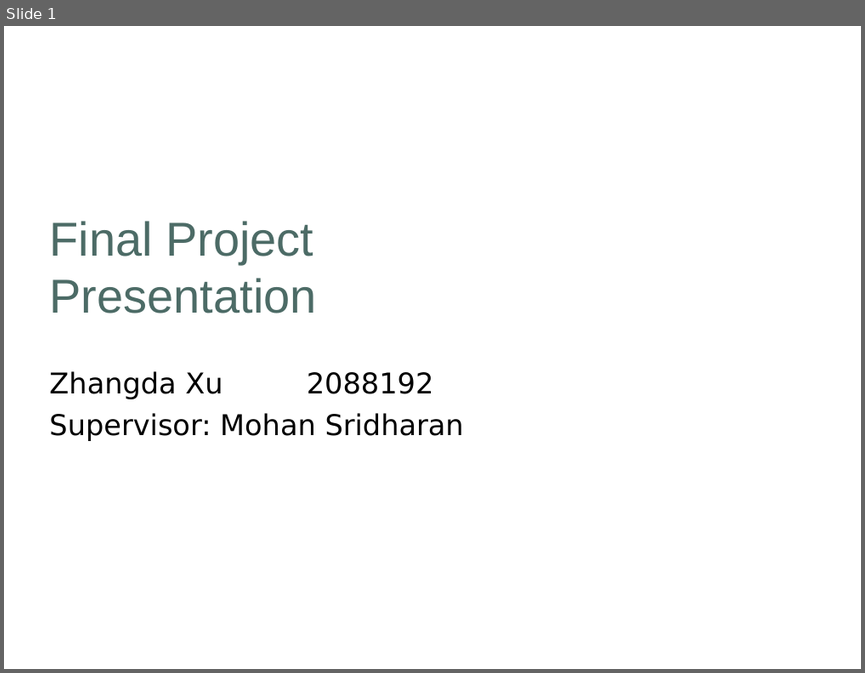
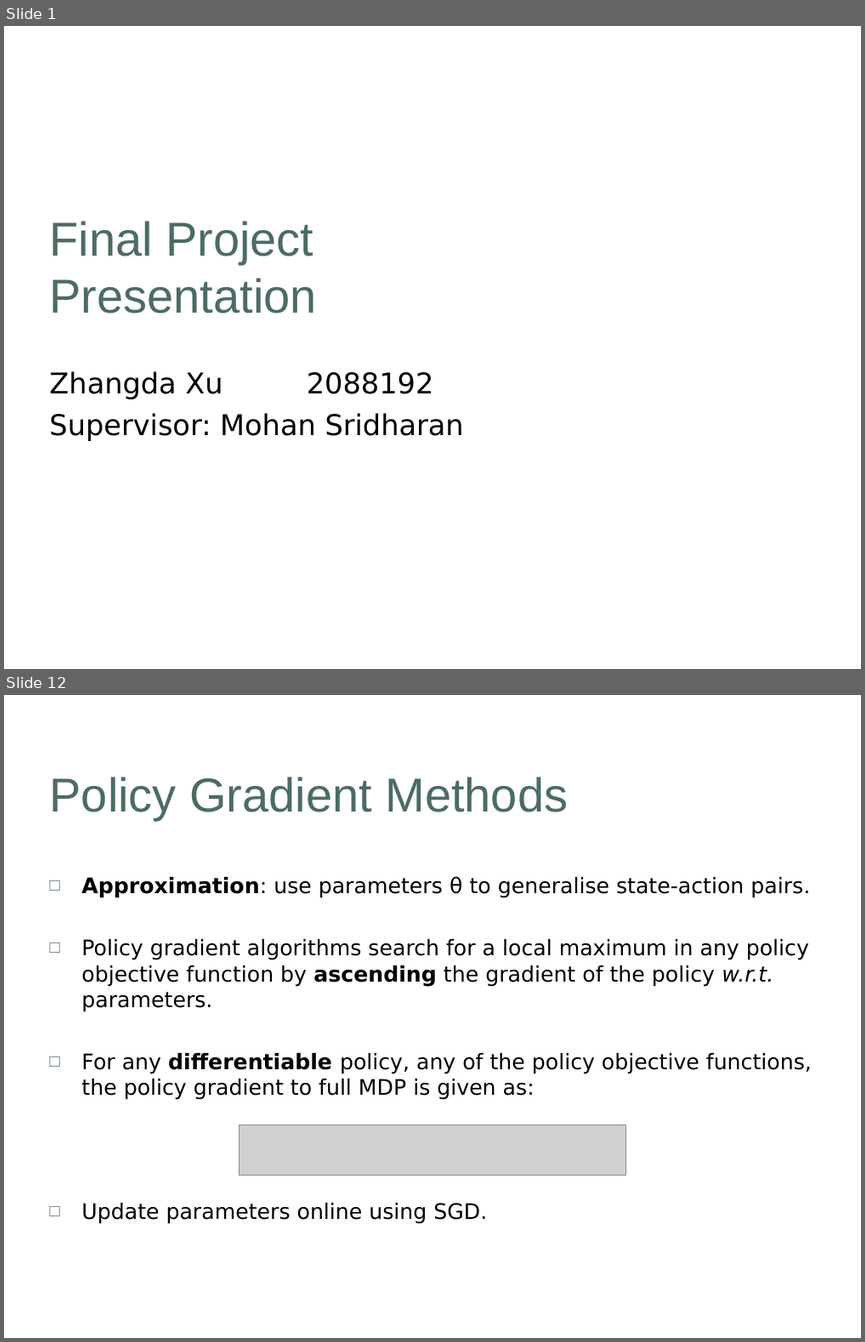
Before and after one commit to khulaifi95/ACS, a slide deck: Project/Presentation/Draft_Presentation.ppt. Shown one above the other, each under a label of ours: slide 1 before the commit, slides 1 and 12 after it; the slides between them are not shown. The pictures are 865x673 and 865x1342 pixels, drawn with LibreOffice and Linux fonts; fonts in the diff are those of the drawing; grey boxes stand for pictures; background and template pictures are left out. Boxes give left, top, right and bottom in pixels: in the first picture for what was removed or moved away, otherwise in the second. Text is boxed around its words. In the diff, an @@ line names an element or a change of style, - is before the commit and + after.

```diff
--- a/Project/Presentation/Draft_Presentation.ppt
+++ b/Project/Presentation/Draft_Presentation.ppt
@@ slide 12 added at (4, 695, 861, 1338), background picture (left out) @@
@@ title added at (50, 777, 568, 820), 40 pt, text #4C6B66 @@
+Policy Gradient Methods
@@ text added at (81, 876, 812, 1224), 18 pt, text #000000 @@
+□ Approximation: use parameters θ to generalise state-action pairs.
+□ Policy gradient algorithms search for a local maximum in any policy objective function by ascending the gradient of the policy w.r.t. parameters.
+□ For any differentiable policy, any of the policy objective functions, the policy gradient to full MDP is given as:
+□ Update parameters online using SGD.
@@ picture added at (239, 1125, 626, 1174) @@
```
Also in this commit, not shown: 5 slides changed, 23 other slides added, 15 slides removed, 6 other files.
